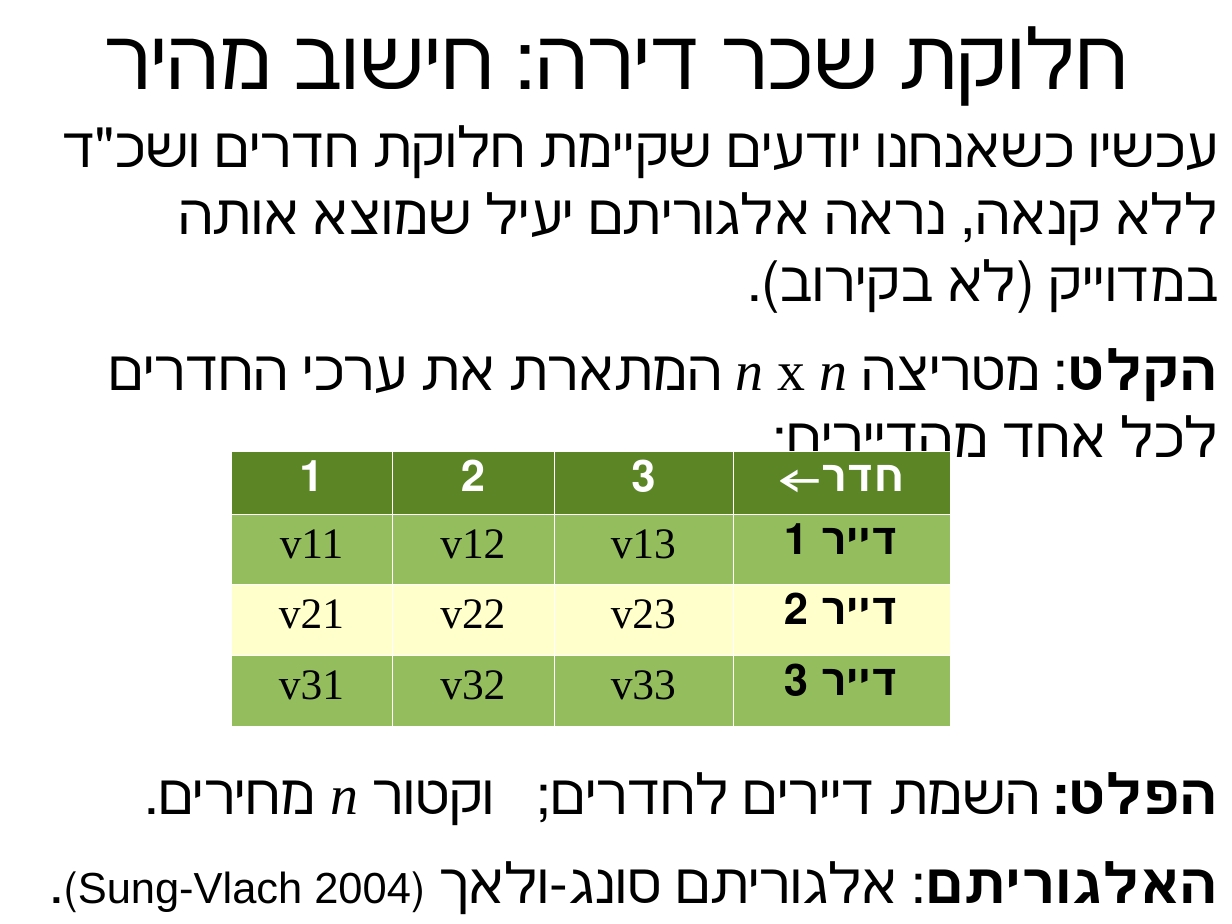
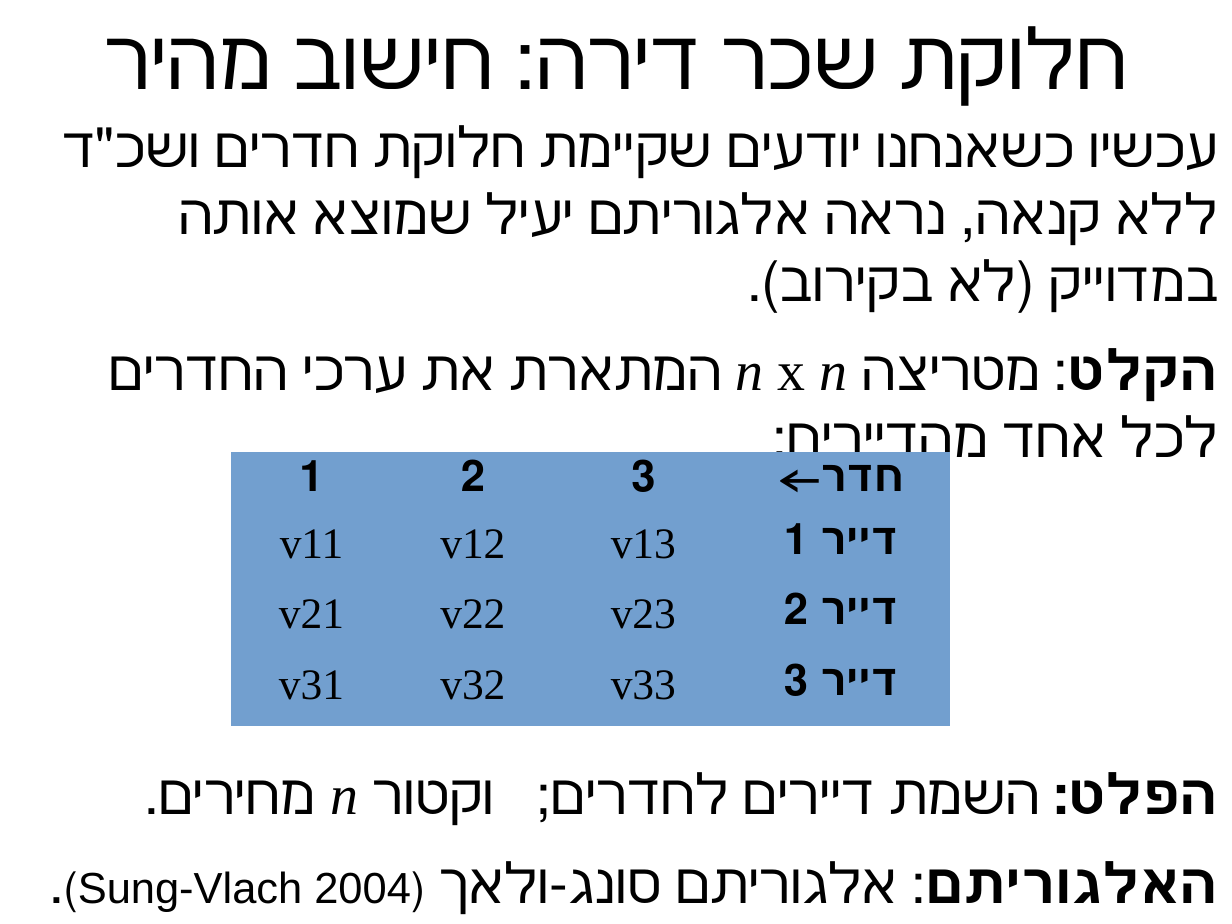
Before and after one commit to erelsgl-at-ariel/algorithms-5781, a slide deck: slide 11 of 03-rental-harmony/slides.odp (slide 10 before the commit). Drawn at 1232x924 pixels with LibreOffice and Linux fonts; fonts in the diff are those of the drawing. Boxes give left, top, right and bottom in pixels: in the first picture for what was removed or moved away, otherwise in the second. Text is boxed around its words. In the diff, an @@ line names an element or a change of style, - is before the commit and + after.

```diff
--- a/03-rental-harmony/slides.odp
+++ b/03-rental-harmony/slides.odp
@@ table at box(231, 452, 950, 726) @@
@@ fill #5C8526 to #729FCF in row 1 @@
@@ fill #94BD5E to #729FCF in 8 cells @@
@@ fill #FFFFCC to #729FCF in row 3 @@
@@ text colour #FFFFFF to #000000 in "1", "2", "3", "חדר←" @@
@@ borders changed @@
```
Also in this commit, not shown: 9 other slides changed, 1 slide added, 8 slides removed, 2 other files.
